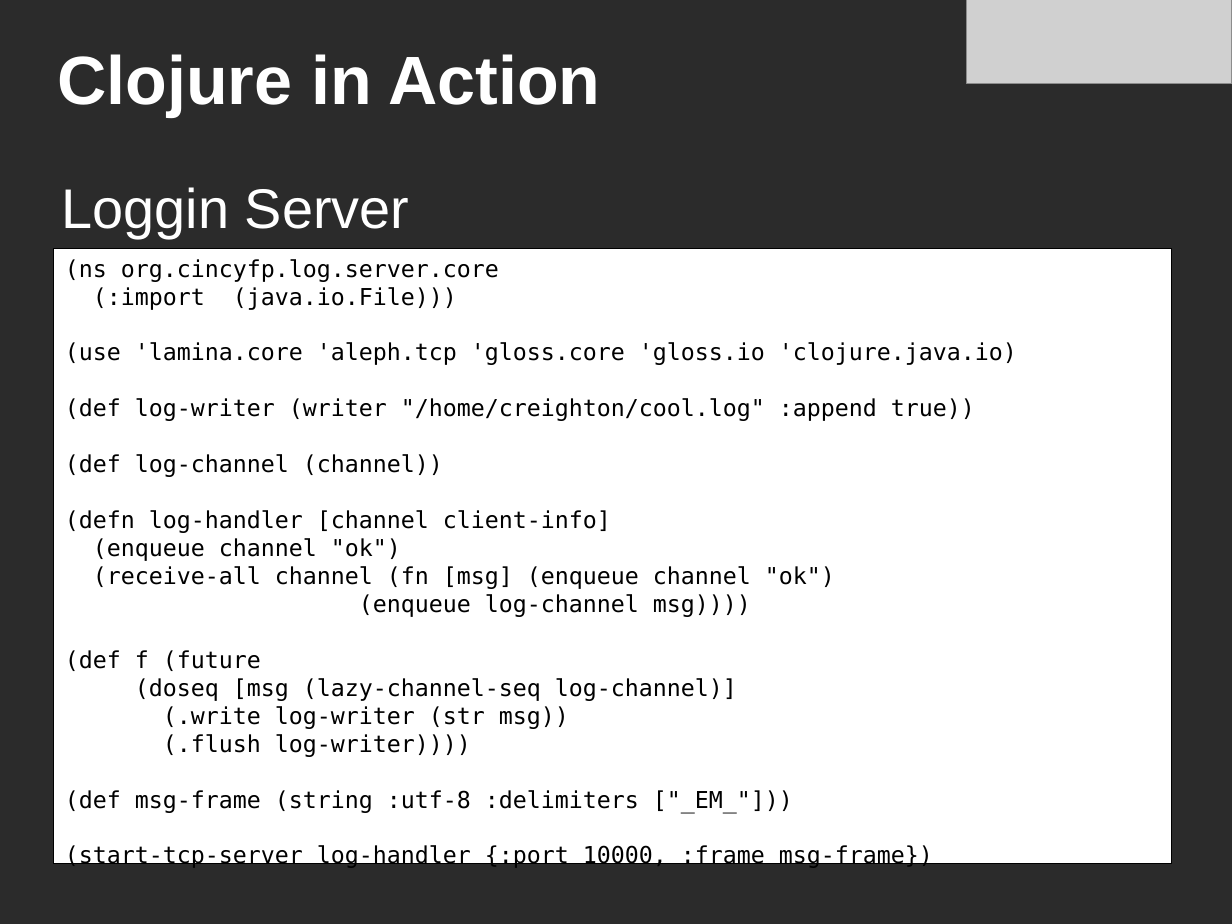
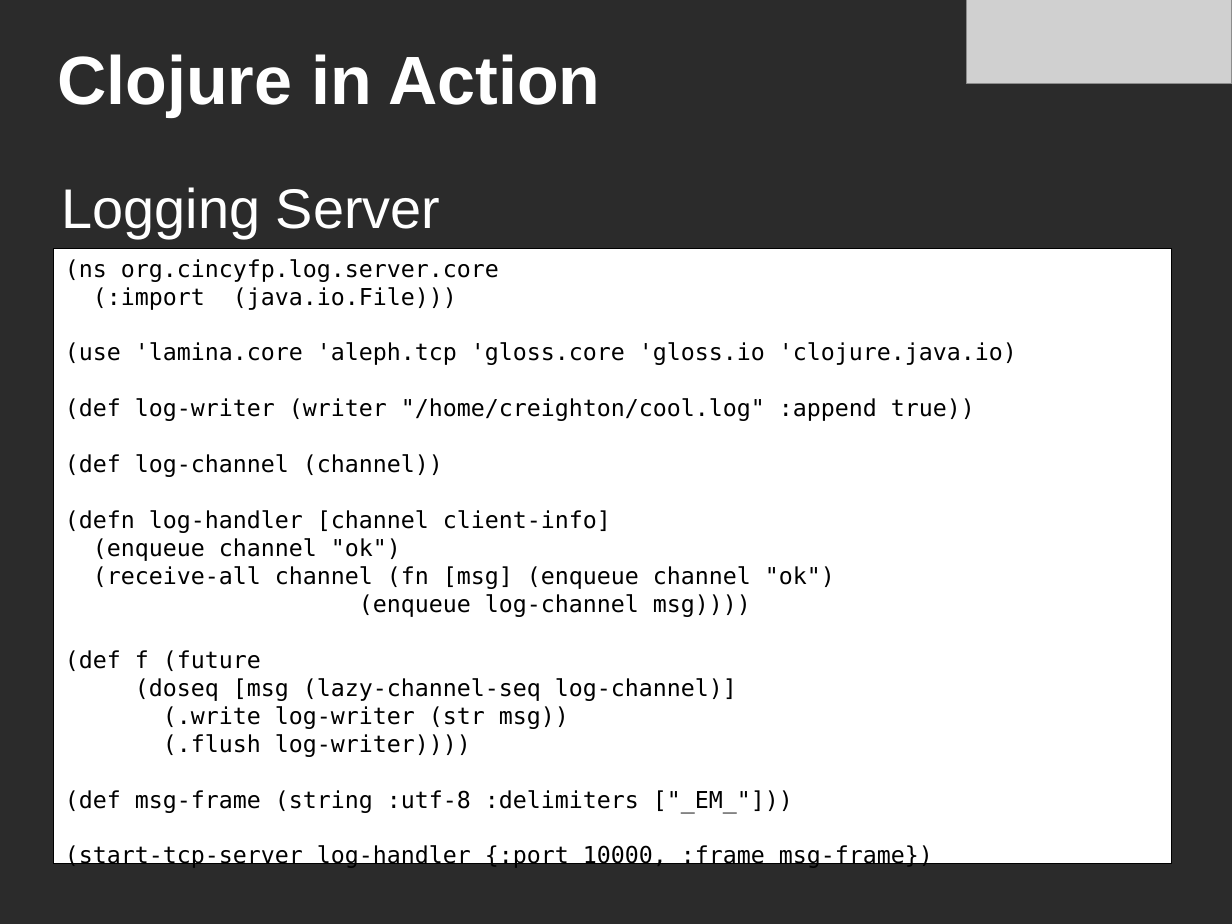
Before and after one commit to cincy-functional-programmers/cincyfp-presentations, a slide deck: slide 10 of jun-2011/clojure-in-action-cincyfp.odp. Drawn at 1232x924 pixels with LibreOffice and Linux fonts; fonts in the diff are those of the drawing; grey boxes stand for pictures; background and template pictures are left out; a plain dark background stands for a picture behind light text. Boxes give left, top, right and bottom in pixels: in the first picture for what was removed or moved away, otherwise in the second. Text is boxed around its words. In the diff, an @@ line names an element or a change of style, - is before the commit and + after.

```diff
--- a/jun-2011/clojure-in-action-cincyfp.odp
+++ b/jun-2011/clojure-in-action-cincyfp.odp
@@ text at box(62, 187, 440, 238): text changed @@
-Loggin Server
+Logging Server
```
Also in this commit, not shown: 14 other slides changed, 1 other file.
